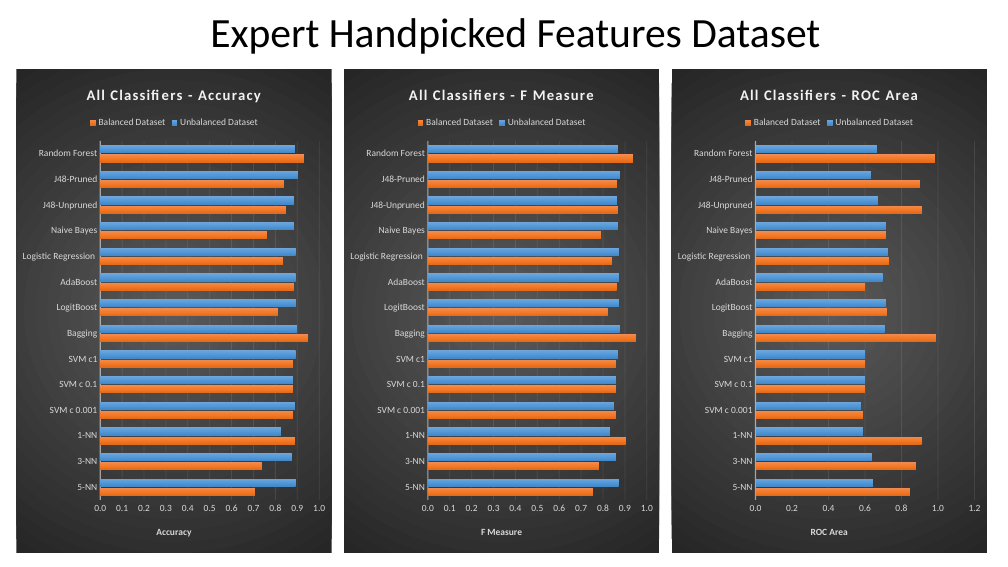
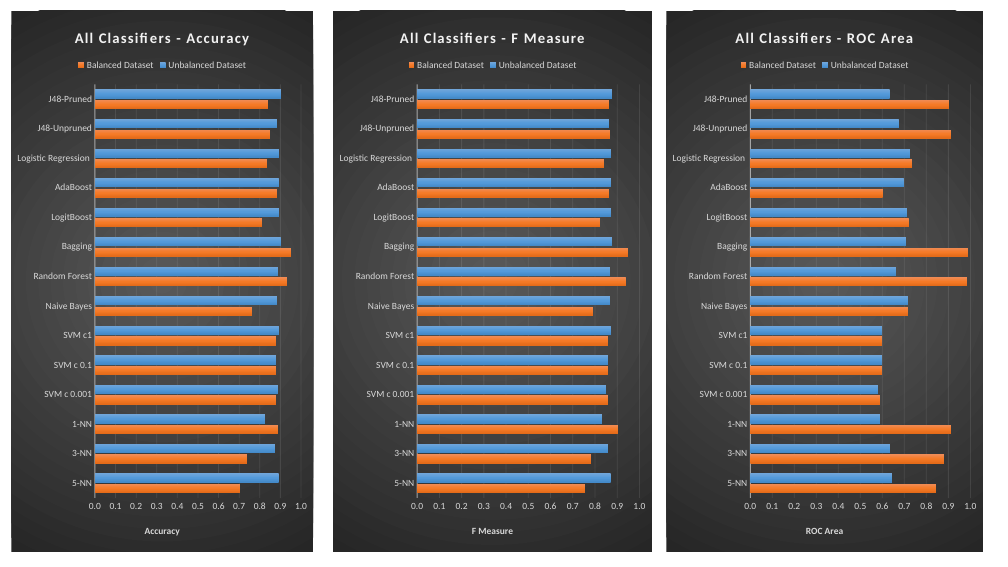
Before and after one commit to malughanshyam/MachineLearningFinalProject, a slide deck: slide 3 of Documents/Presentation/Charts in slides.pptx (slide 5 before the commit). Drawn at 1008x567 pixels with LibreOffice and Linux fonts; fonts in the diff are those of the drawing. Boxes give left, top, right and bottom in pixels: in the first picture for what was removed or moved away, otherwise in the second. Text is boxed around its words. In the diff, an @@ line names an element or a change of style, - is before the commit and + after.

Commit message:
Improved slides

```diff
--- a/Documents/Presentation/Charts in slides.pptx
+++ b/Documents/Presentation/Charts in slides.pptx
@@ bar chart at (11,11,313,552) @@
-categories: Random Forest, J48-Pruned, J48-Unpruned, Naive Bayes, Logistic Regression , AdaBoost, LogitBoost, Bagging, SVM c1, SVM c 0.1, SVM c 0.001, 1-NN, 3-NN, 5-NN
+categories: J48-Pruned, J48-Unpruned, Logistic Regression , AdaBoost, LogitBoost, Bagging, Random Forest, Naive Bayes, SVM c1, SVM c 0.1, SVM c 0.001, 1-NN, 3-NN, 5-NN
-Unbalanced Dataset: 0.89, 0.9, 0.88, 0.88, 0.89, 0.89, 0.89, 0.9, 0.89, 0.88, 0.89, 0.83, 0.87, 0.89
+Unbalanced Dataset: 0.9, 0.88, 0.89, 0.89, 0.89, 0.9, 0.89, 0.88, 0.89, 0.88, 0.89, 0.83, 0.87, 0.89
-Balanced Dataset: 0.93, 0.84, 0.85, 0.76, 0.84, 0.89, 0.81, 0.95, 0.88, 0.88, 0.88, 0.89, 0.74, 0.71
+Balanced Dataset: 0.84, 0.85, 0.84, 0.89, 0.81, 0.95, 0.93, 0.76, 0.88, 0.88, 0.88, 0.89, 0.74, 0.71
@@ bar chart: place and size @@
-bar chart at (17,70,332,554)
+bar chart at (11,11,313,552)
@@ title removed at (210,18,820,54) @@
-Expert Handpicked Features Dataset
@@ bar chart at (333,11,652,552) @@
-categories: Random Forest, J48-Pruned, J48-Unpruned, Naive Bayes, Logistic Regression , AdaBoost, LogitBoost, Bagging, SVM c1, SVM c 0.1, SVM c 0.001, 1-NN, 3-NN, 5-NN
+categories: J48-Pruned, J48-Unpruned, Logistic Regression , AdaBoost, LogitBoost, Bagging, Random Forest, Naive Bayes, SVM c1, SVM c 0.1, SVM c 0.001, 1-NN, 3-NN, 5-NN
-Unbalanced Dataset: 0.87, 0.88, 0.86, 0.87, 0.87, 0.87, 0.87, 0.88, 0.87, 0.86, 0.85, 0.83, 0.86, 0.87
+Unbalanced Dataset: 0.88, 0.86, 0.87, 0.87, 0.87, 0.88, 0.87, 0.87, 0.87, 0.86, 0.85, 0.83, 0.86, 0.87
-Balanced Dataset: 0.94, 0.86, 0.87, 0.79, 0.84, 0.86, 0.82, 0.95, 0.86, 0.86, 0.86, 0.9, 0.78, 0.76
+Balanced Dataset: 0.86, 0.87, 0.84, 0.86, 0.82, 0.95, 0.94, 0.79, 0.86, 0.86, 0.86, 0.9, 0.78, 0.76
@@ bar chart: place and size @@
-bar chart at (344,70,659,554)
+bar chart at (333,11,652,552)
@@ bar chart at (666,11,983,552) @@
-categories: Random Forest, J48-Pruned, J48-Unpruned, Naive Bayes, Logistic Regression , AdaBoost, LogitBoost, Bagging, SVM c1, SVM c 0.1, SVM c 0.001, 1-NN, 3-NN, 5-NN
+categories: J48-Pruned, J48-Unpruned, Logistic Regression , AdaBoost, LogitBoost, Bagging, Random Forest, Naive Bayes, SVM c1, SVM c 0.1, SVM c 0.001, 1-NN, 3-NN, 5-NN
-Unbalanced Dataset: 0.66, 0.63, 0.67, 0.72, 0.73, 0.7, 0.71, 0.71, 0.6, 0.6, 0.58, 0.59, 0.64, 0.65
+Unbalanced Dataset: 0.63, 0.67, 0.73, 0.7, 0.71, 0.71, 0.66, 0.72, 0.6, 0.6, 0.58, 0.59, 0.64, 0.65
-Balanced Dataset: 0.98, 0.9, 0.91, 0.72, 0.73, 0.6, 0.72, 0.99, 0.6, 0.6, 0.59, 0.91, 0.88, 0.85
+Balanced Dataset: 0.9, 0.91, 0.73, 0.6, 0.72, 0.99, 0.98, 0.72, 0.6, 0.6, 0.59, 0.91, 0.88, 0.85
@@ value axis changed @@
@@ bar chart: place and size @@
-bar chart at (671,70,987,554)
+bar chart at (666,11,983,552)
```
Also in this commit, not shown: 2 other slides changed, 7 other files.
